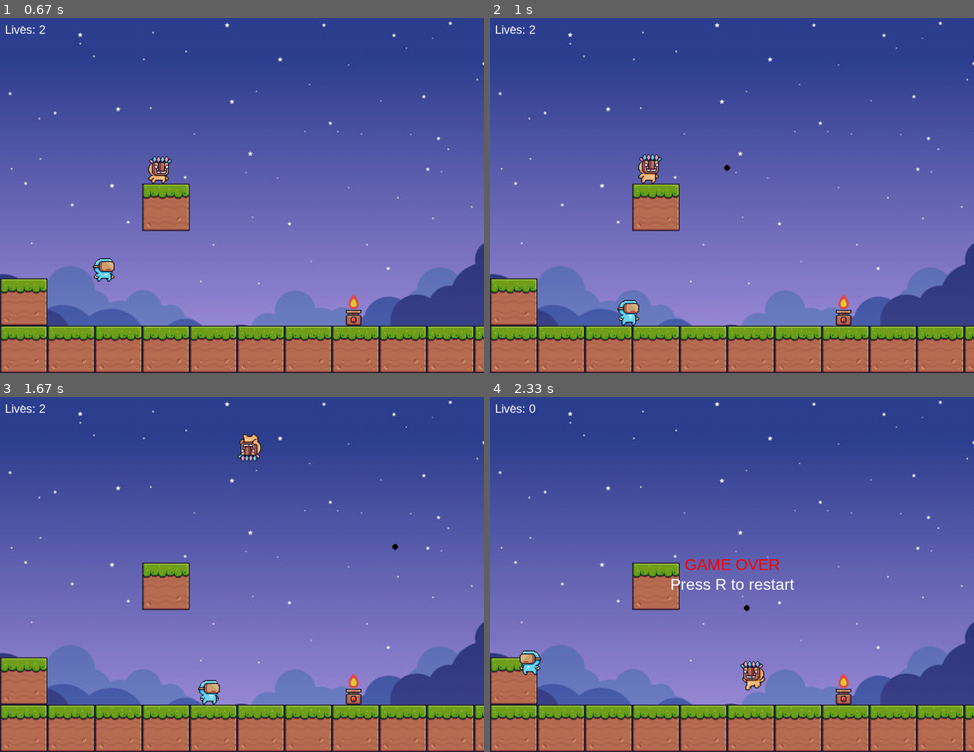
Above: before the commit, frames 1-4 (two rows, left to right).
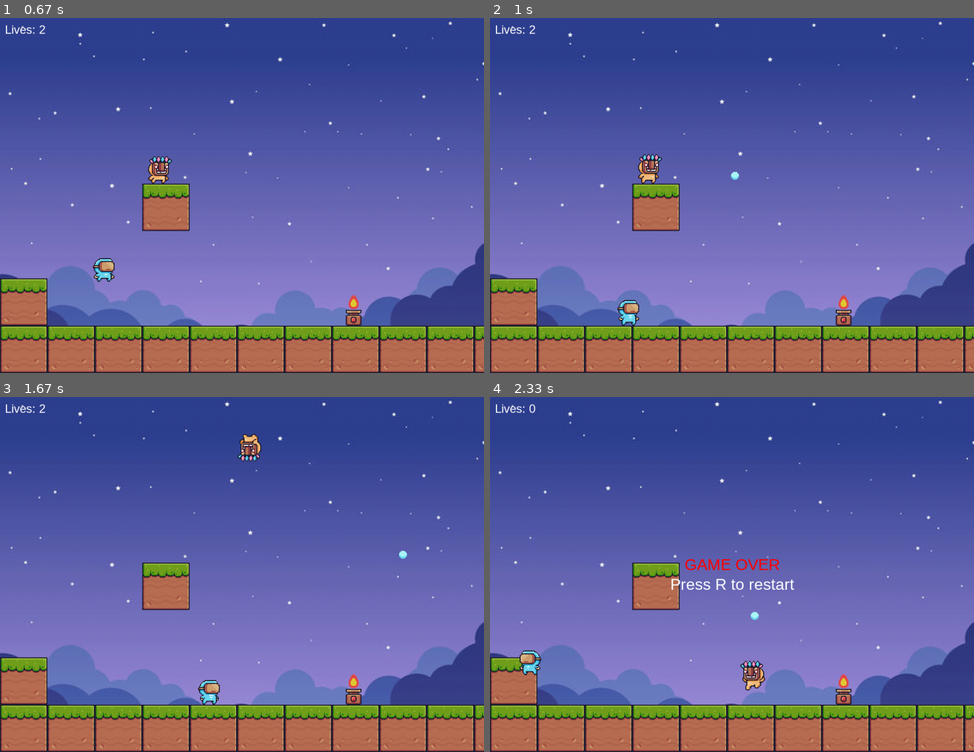
Above: after the commit, the same moments.

Repository: biancafu/pygame_hackathon
Game: pygame game, started from main.py
Same seed, same stepped clock (60 frames per second), same inputs: the game is played once before the commit and once after it.
Inputs:
- Up to frame 1 (0.67 s): click "Start Game" at 0.38 s
- Up to frame 2 (1 s): tap S at 0.67 s
- Up to frame 3 (1.67 s): hold Right 1-1.47 s; tap Space at 1.07, 1.37, 1.57 s; hold Right from 1.5 s (still down)
- Up to frame 4 (2.33 s): tap Space at 1.87, 2.07 s; release Right at 1.97 s; hold Left from 2 s (still down); tap S at 2.15 s

Frame 1 is identical in both runs. In frame 2, less than 0.1% of the frame differs, in the area x 48-52%, y 41-46%; in frame 3, less than 0.1%, in the area x 81-85%, y 41-46%; in frame 4, less than 0.1%.

Commit message:
implement sprite sheet on projectile class (bullets)

Diff:
--- a/main.py
+++ b/main.py
@@ -296,17 +296,39 @@
         if self.animation_count // self.ANIMATION_DELAY > len(sprites):
             self.animation_count = 0 #since fire is static, we need to reset it this way
 
-class projectile(object):
-    def __init__(self,x,y,radius,color,facing):
+class Projectile(Object):
+    ANIMATION_DELAY = 3
+
+    def __init__(self, x, y, width, height, facing):
+        super().__init__(x, y, width, height, "bullet")
+        self.projectile = load_sprite_sheets("Traps", "Sand Mud Ice", 16, 16)
+        self.image = self.projectile["Ice_Particle"][0]
+        self.mask = pygame.mask.from_surface(self.image)
         self.x = x
         self.y = y
-        self.radius = radius
-        self.color = color
         self.facing = facing
         self.vel = 8 * facing
-
-    def draw(self, window, offset_x):
-        pygame.draw.circle(window, self.color, (self.x - offset_x,self.y), self.radius)
+        self.animation_count = 0
+        self.animation_name = "Ice_Particle"
+
+    def move(self, dx):
+        self.rect.x += dx
+
+    def loop(self, fps): #looping for each frame
+        self.move(self.vel)
+        self.update_sprite()
+
+    def update_sprite(self):
+        sprites = self.projectile[self.animation_name]
+        sprite_index = (self.animation_count // self.ANIMATION_DELAY) % len(sprites)
+        self.image = sprites[sprite_index]
+        self.animation_count += 1
+        #update
+        self.rect = self.image.get_rect(topleft=(self.rect.x, self.rect.y))
+        self.mask = pygame.mask.from_surface(self.image)  #sprite uses mask
+
+        if self.animation_count // self.ANIMATION_DELAY > len(sprites):
+            self.animation_count = 0
 
 ########################################################
 
@@ -527,15 +549,17 @@
                         facing = 1
 
                     if len(bullets) < 5: #only 5 bullets
-                        bullets.append(projectile(round(player.rect.x + player.rect.width //2), round(player.rect.y + player.rect.height//2), 6, (0,0,0), facing))
+                        bullets.append(Projectile(round(player.rect.x + player.rect.width //2), round(player.rect.y + player.rect.height//2), 6, 6, facing))
                 elif event.key == pygame.K_ESCAPE:
                     run = False
         for bullet in bullets:
                 bullet.x += bullet.vel
+                bullet.loop(FPS)
 
         player.loop(FPS)
         police.loop(FPS, player)
         fire.loop()
+
         handle_move(player, objects)
         handle_police_move(police, objects, player)
         draw(window, player, objects, offset_x, police, bullets)
Renamed: assets/Traps/Sand Mud Ice/Ice Particle.png -> assets/Traps/Sand Mud Ice/Ice_Particle.png
